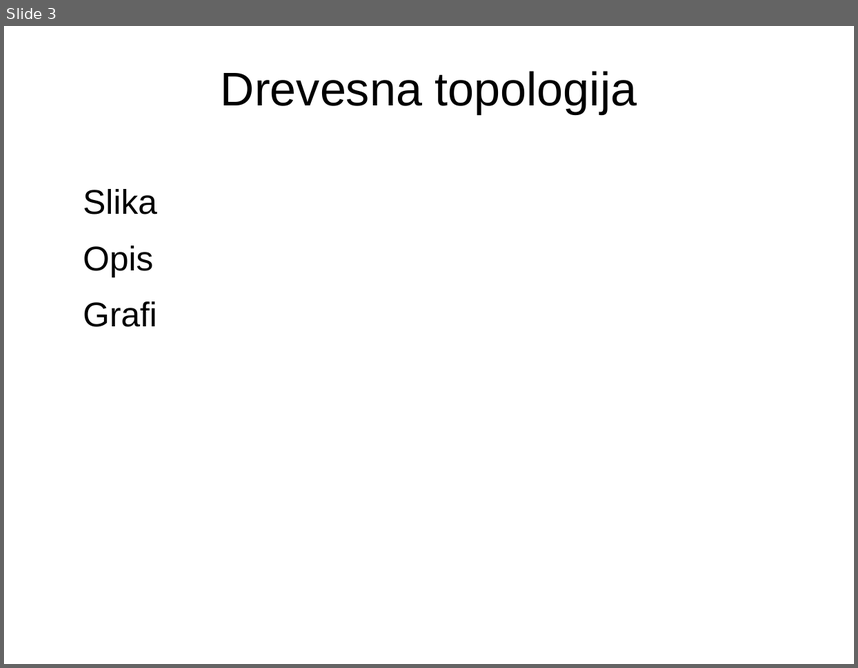
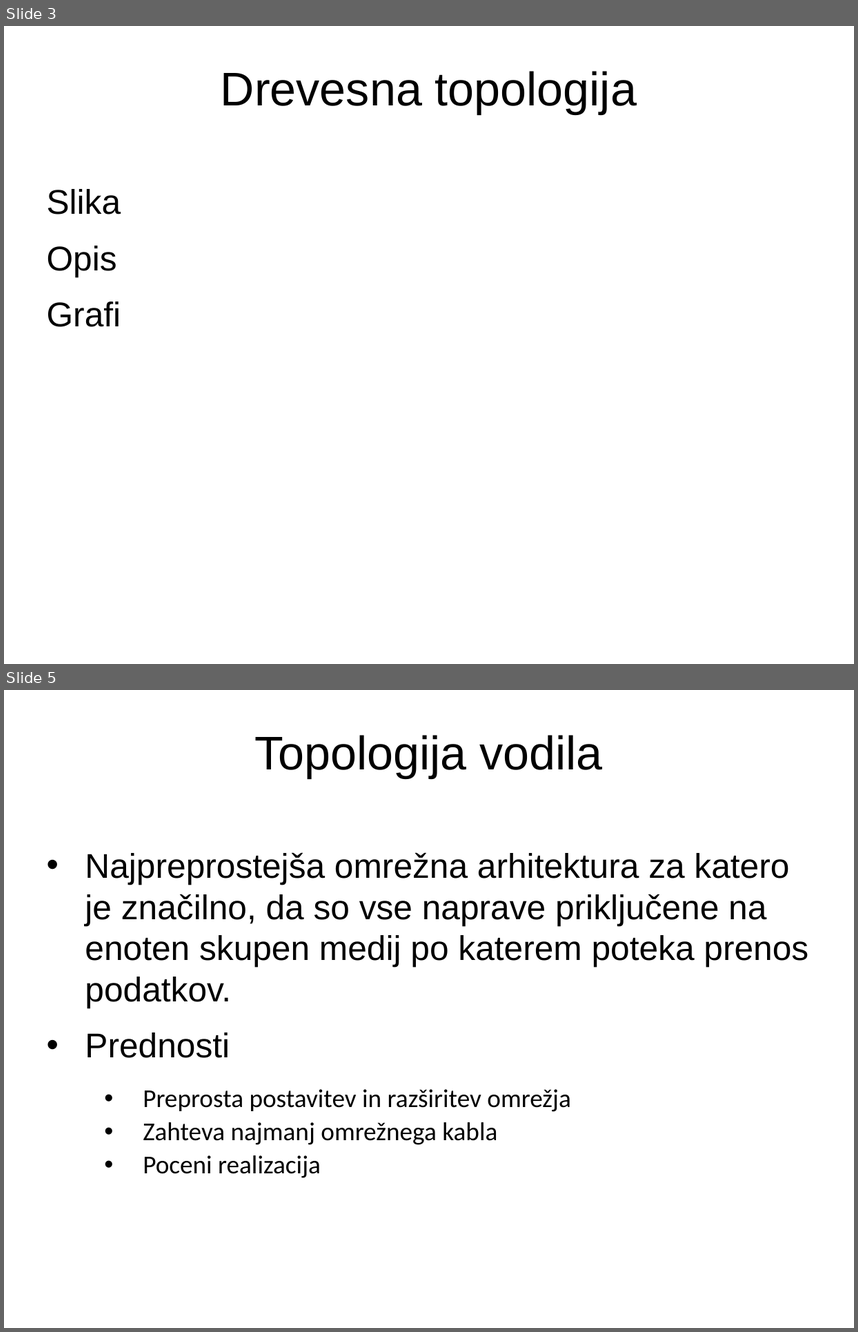
Before and after one commit to trulex/ModeliranjeIPv6, a slide deck: predstavitev.odp. Shown one above the other, each under a label of ours: slide 3 before the commit, slides 3 and 5 after it; the slides between them are not shown. The pictures are 858x668 and 858x1332 pixels, drawn with LibreOffice and Linux fonts; fonts in the diff are those of the drawing; background and template pictures are left out. Boxes give left, top, right and bottom in pixels: in the first picture for what was removed or moved away, otherwise in the second. Text is boxed around its words. In the diff, an @@ line names an element or a change of style, - is before the commit and + after.

```diff
--- a/predstavitev.odp
+++ b/predstavitev.odp
@@ slide 5 added at (4, 690, 854, 1328), background #FFFFFF @@
@@ title added at (254, 735, 603, 778), 44 pt, text #000000 @@
+Topologija vodila
@@ text added at (85, 852, 809, 1178), 32 pt, text #000000 @@
+• Najpreprostejša omrežna arhitektura za katero je značilno, da so vse naprave priključene na enoten skupen medij po katerem poteka prenos podatkov.
+• Prednosti
+  • Preprosta postavitev in razširitev omrežja
+  • Zahteva najmanj omrežnega kabla
+  • Poceni realizacija
@@ slide 3 changed as well @@
@@ text "Slika" at (47, 189, 121, 327): indent changed @@
```
Also in this commit, not shown: 2 other slides changed, 11 other slides added, 1 other file.
